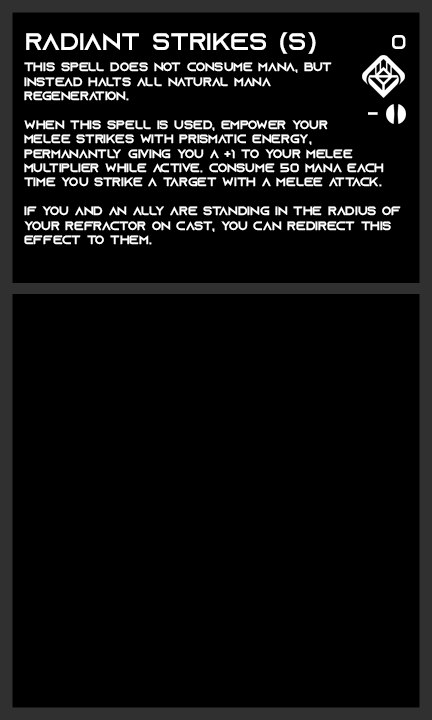
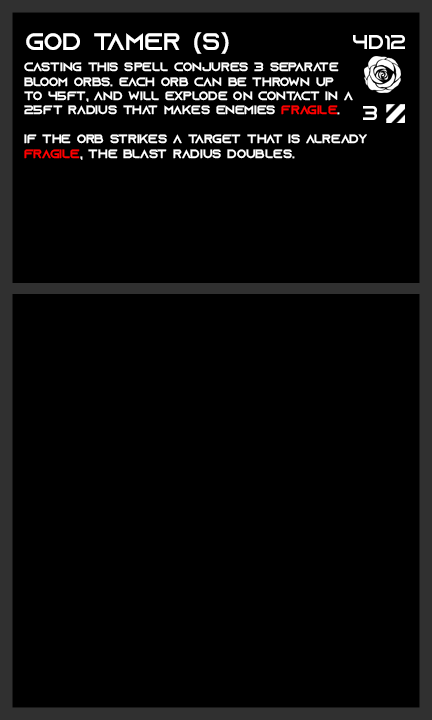
Layer changes from the first 432 x 720 image to the second:
showed "Anti Tank" over (386, 104, 405, 123)
hid "Standard" over (386, 104, 406, 124)
painted on "AP" over (363, 106, 378, 120)
renamed "0" to "4d12", painted on it over (353, 35, 406, 50)
painted on "description" over (24, 62, 401, 245)
renamed "radiant strikes (s)" to "god tamer (s)", painted on it over (26, 32, 316, 54)
hid "prism" over (362, 55, 405, 98)
showed "bloom" over (364, 56, 401, 93)
